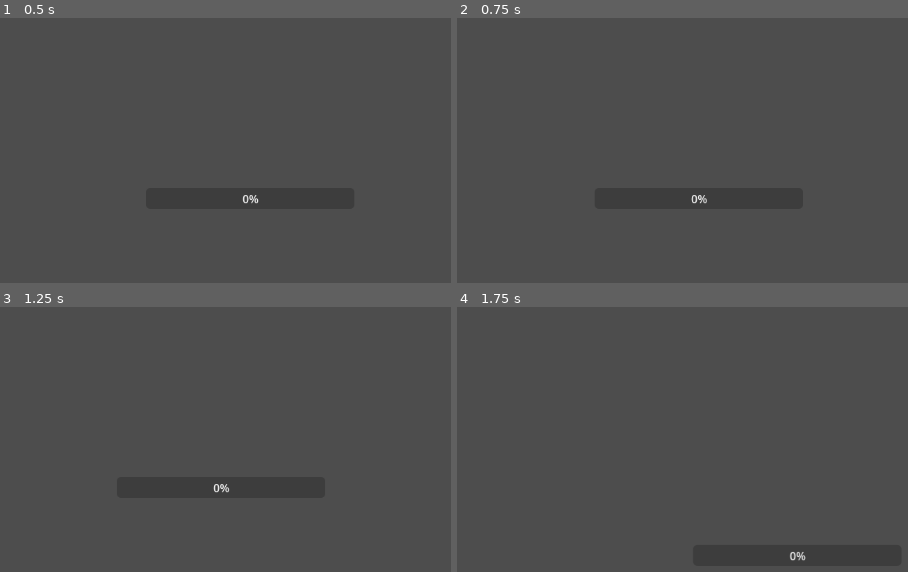
Above: before the commit, frames 1-4 (two rows, left to right).
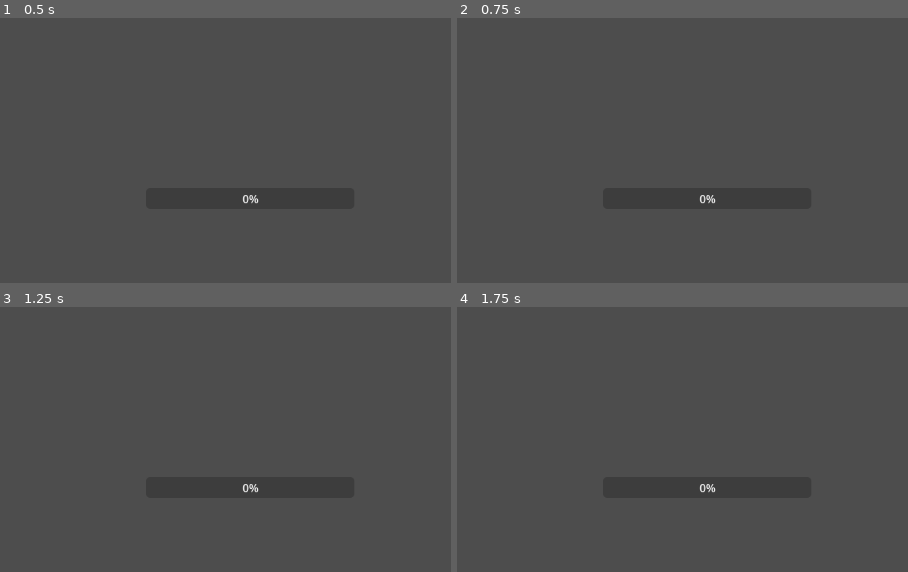
Above: after the commit, the same moments.

Repository: Tellenn/artifactsmmo-godot-client
Game: Godot game, scene res://loading_screen.tscn
Same seed, same stepped clock (60 frames per second), same inputs: the game is played once before the commit and once after it.
Inputs (mouse positions are in pixels of both pictures, inside the frame that each line leads up to):
- Up to frame 1 (0.5 s): no input
- Up to frame 2 (0.75 s): tap Enter at 0.5 s; move the mouse to (777, 166) at 0.52 s; hold D (Right) from 0.53 s (still down); click (777, 166) at 0.67 s
- Up to frame 3 (1.25 s): keep holding D (Right)
- Up to frame 4 (1.75 s): release D (Right) at 1.25 s; tap Space at 1.25 s; drag from (outside the picture) to (565, 566) at 1.27 s

Frame 1 is identical in both runs. In frame 2, 0.1% of the frame differs, in the area x 51-58%, y 66-71%; in frame 3, 0.2%, in the area x 47-58%, y 66-71%; in frame 4, 0.1%.

Commit message:
Improve scene loading

Diff:
--- a/loading_screen.gd
+++ b/loading_screen.gd
@@ -34,12 +34,21 @@
 			_world_map_instance.loading_progress_changed.connect(_on_world_progress_changed)
 		if _world_map_instance.has_signal("loading_finished"):
 			_world_map_instance.loading_finished.connect(_on_world_loading_finished)
+
+		# In order to avoid the camera being moveable.
+		var camera = _world_map_instance.get_node("Camera2D")
+		camera.process_mode = Node.PROCESS_MODE_DISABLED
+
+		# To do right now to all the _process to work
+		get_tree().root.add_child(_world_map_instance)
 		_world_map_instance.visible = false
-		self.add_child(_world_map_instance)
 		set_process(false)
 
 func _on_world_progress_changed(value: float) -> void:
 	progress_bar.value = 30.0 + value * 70.0
 
 func _on_world_loading_finished() -> void:
+	var camera = _world_map_instance.get_node("Camera2D")
+	camera.process_mode = Node.PROCESS_MODE_INHERIT
+	get_tree().current_scene = _world_map_instance
 	_world_map_instance.visible = true
